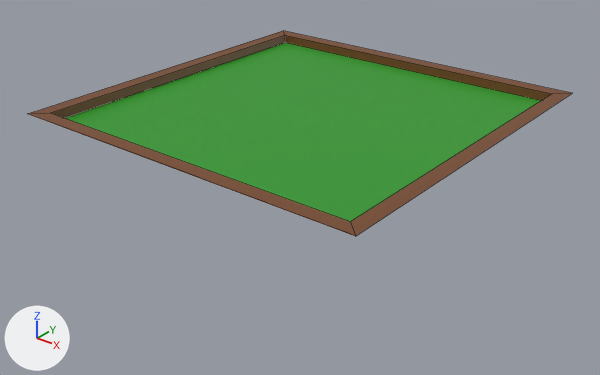
The FBX model Art/FBX/Bord tile.fbx as it was, and as the next commit left it.
Both versions are drawn from a camera (50 mm lens) standing at (2.5, -3.19, 1.49) and looking at (0.02, -0.1, -0.42). Every picture has the same lights, and +X, +Y and +Z are marked at lower left. Mesh edges are drawn as thin lines. Where no turn or scale is listed for an object, it has been applied to the vertices.
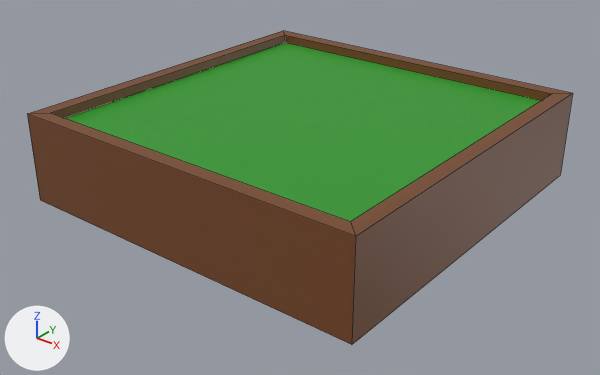
Commit message: Tile update
Nu met diepte

Where the change shows, as pixel boxes [x1, y1, x2, y2] in the pictures (600 x 375 px):
'Cube', reshaped (52% taller)
    before: [29, 31, 572, 236]
    after: [27, 31, 573, 344]
part 1 of me_cube_001, added (brown)
    after: [27, 74, 573, 344]

Patch to the scene script:
```diff
--- a/Art/FBX/Bord tile.fbx.py
+++ b/Art/FBX/Bord tile.fbx.py
@@ me_cube_001 @@
 me_cube_001.from_pydata(...)  # 12 vertices, 9 faces; spans x -1.0..1.0, y -1.0..1.0, z -0.04..0.01
 # used by ob_cube; location = (0.0, 0.0, 0.0)
 # verts and faces of me_cube_001; kept vertices keep their numbers, new ones are numbered from 12
 # before: 8 (1.0, -1.0, 0.01) at pixel (355, 236), 9 (1.0, 1.0, 0.01) at pixel (572, 93), 10 (-1.0, -1.0, 0.01) at pixel (27, 113), 11 (-1.0, 1.0, 0.01) at pixel (283, 30)
+# me_cube_001 part 1
+for new, old in zip([*range(12, 16)], [*range(8, 12)]): verts[new] = verts[old] + (0.0, 0.0, -0.48)
+faces += [(8, 12, 13, 9), (10, 11, 15, 14), (8, 10, 14, 12), (9, 13, 15, 11)]  # mat_zand_rand_texture (brown #774726)
 me_cube_001.materials.append(mat_zand_rand_texture)
```
